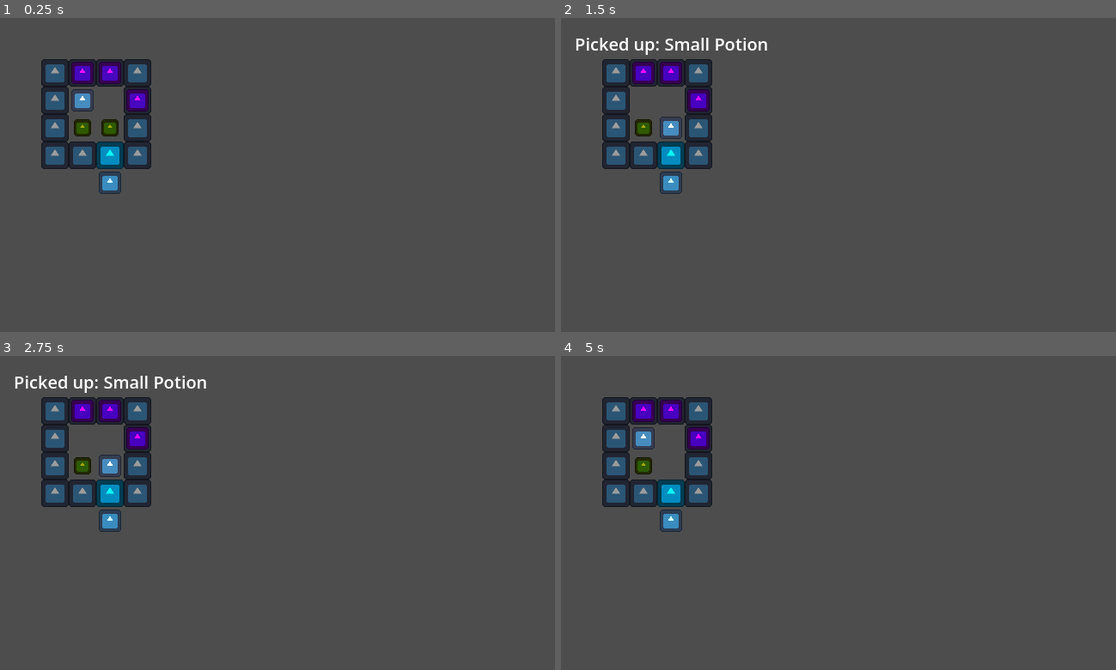
Above: before the commit, frames 1-4 (two rows, left to right).
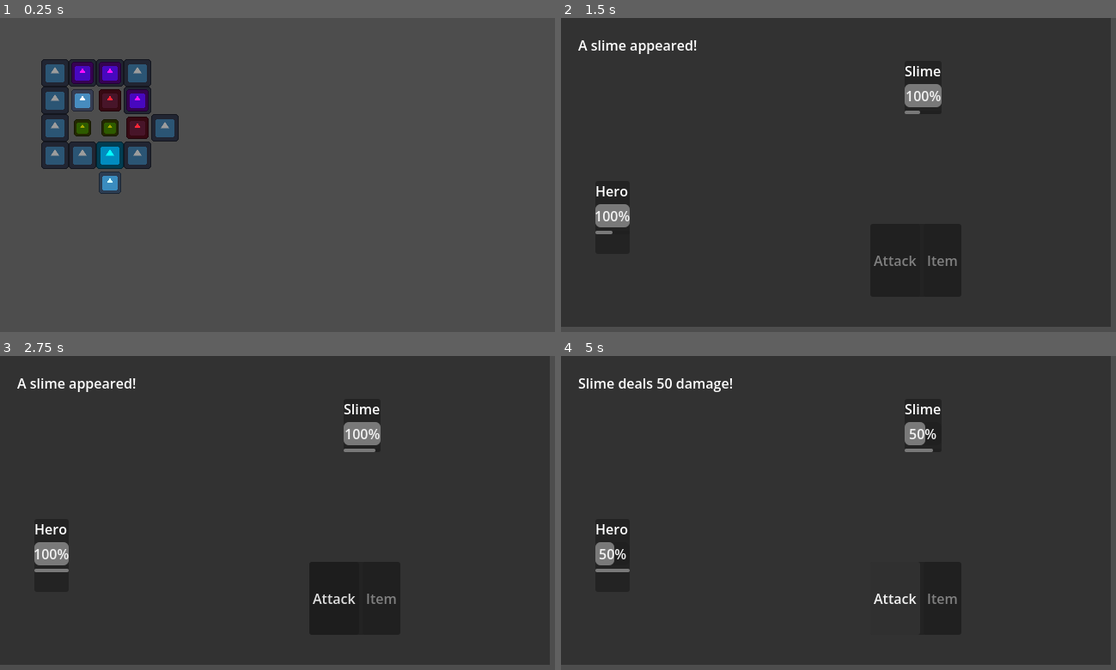
Above: after the commit, the same moments.

Repository: yifan-lee/Realmwand_The_First_Tower
Game: Godot game, scene res://scenes/main.tscn
Two runs of this game, one before a commit and one after it. Both use one fixed random seed, a clock stepped at 60 frames per second and the inputs below. The engine's default icon, where the game draws it, is replaced by a stand-in: a white triangle on a blue panel in a dark square.
Inputs (mouse positions are in pixels of both pictures, inside the frame that each line leads up to):
- Up to frame 1 (0.25 s): no input
- Up to frame 2 (1.5 s): tap Enter at 0.5 s; hold D (move_right) 0.53-1.28 s; hold E (interact) 0.53-1.28 s; tap Space at 1.25 s; hold S (move_down) from 1.28 s (still down); tap E (interact) at 1.35 s
- Up to frame 3 (2.75 s): release S (move_down) at 2.03 s; hold D (move_right) from 2.03 s (still down); hold E (interact) from 2.03 s (still down)
- Up to frame 4 (5 s): release D (move_right) at 2.75 s; release E (interact) at 2.75 s; click (894, 597) at 2.75 s, where only the run after the commit has a clickable "Attack"; hold W (move_up) 3.53-4.28 s; tap E (interact) at 3.6 s; tap Enter at 4.25 s; hold A (move_left) from 4.28 s (still down); hold E (interact) from 4.28 s (still down)

The runs differ from the first frame. In frame 1, 1.1% of the frame differs, in the area x 17-33%, y 22-40%; in frame 2, 95%; in frame 3, 95%, in the area x 0-100%, y 0-99%; in frame 4, 95%.

Commit message:
add enemy and level up

Diff:
--- /dev/null
+++ b/scenes/actors/world_enemy.tscn
@@ -0,0 +1,19 @@
+[gd_scene format=3 uid="uid://3ud0niwb80xb"]
+
+[ext_resource type="Texture2D" uid="uid://b1l3nybi3og6y" path="res://icon.svg" id="1_eylsp"]
+[ext_resource type="Script" uid="uid://btkdtyaaqr4pt" path="res://scripts/world_enemy.gd" id="1_ou7ao"]
+
+[sub_resource type="RectangleShape2D" id="RectangleShape2D_k3a8i"]
+size = Vector2(24, 24)
+
+[node name="WorldEnemy" type="Area2D" unique_id=1359354295]
+collision_layer = 0
+script = ExtResource("1_ou7ao")
+
+[node name="Sprite2D" type="Sprite2D" parent="." unique_id=618052019]
+modulate = Color(1, 0.14901961, 0.21568628, 1)
+scale = Vector2(0.2, 0.2)
+texture = ExtResource("1_eylsp")
+
+[node name="CollisionShape2D" type="CollisionShape2D" parent="." unique_id=368457322]
+shape = SubResource("RectangleShape2D_k3a8i")
--- /dev/null
+++ b/scenes/battle_layer.tscn
@@ -0,0 +1,4 @@
+[gd_scene format=3 uid="uid://dpvwubclw3iww"]
+
+[node name="BattleLayer" type="CanvasLayer" unique_id=1634381783]
+layer = 10
--- a/scenes/main.tscn
+++ b/scenes/main.tscn
@@ -8,6 +8,8 @@
 [ext_resource type="PackedScene" uid="uid://km2p83ut3fws" path="res://scenes/canvas_layer.tscn" id="5_tefeu"]
 [ext_resource type="PackedScene" uid="uid://cheuhwfk50iob" path="res://scenes/interactables/switch.tscn" id="6_tefeu"]
 [ext_resource type="PackedScene" uid="uid://dkyhc64ibja1e" path="res://scenes/interactables/exit_stairs.tscn" id="8_tipki"]
+[ext_resource type="PackedScene" uid="uid://3ud0niwb80xb" path="res://scenes/actors/world_enemy.tscn" id="9_85g3d"]
+[ext_resource type="PackedScene" uid="uid://dpvwubclw3iww" path="res://scenes/battle_layer.tscn" id="10_choun"]
 
 [node name="Main" type="Node2D" unique_id=1557596140]
 script = ExtResource("1_tbgi4")
@@ -36,7 +38,7 @@
 position = Vector2(160, 96)
 
 [node name="TestWall6" parent="Walls" unique_id=2098726956 instance=ExtResource("2_0wfyh")]
-position = Vector2(160, 128)
+position = Vector2(192, 128)
 
 [node name="TestWall7" parent="Walls" unique_id=103373365 instance=ExtResource("2_0wfyh")]
 position = Vector2(160, 160)
@@ -79,3 +81,11 @@
 
 [node name="ExitStairs" parent="." unique_id=394026365 instance=ExtResource("8_tipki")]
 position = Vector2(128, 192)
+
+[node name="WorldEnemy1" parent="." unique_id=1359354295 instance=ExtResource("9_85g3d")]
+position = Vector2(128, 96)
+
+[node name="WorldEnemy2" parent="." unique_id=1395840544 instance=ExtResource("9_85g3d")]
+position = Vector2(160, 128)
+
+[node name="BattleLayer" parent="." unique_id=1634381783 instance=ExtResource("10_choun")]
--- a/scripts/battle.gd
+++ b/scripts/battle.gd
@@ -1,7 +1,11 @@
 class_name Battle
 extends Control
 
-signal battle_finished(victory: bool)
+signal battle_finished(
+	victory: bool,
+	experience_reward: int,
+	gold_reward: int,
+)
 
 @onready var player_atb: ProgressBar = $PlayerPanel/PlayerInfo/PlayerATB
 @onready var enemy_atb: ProgressBar = $EnemyPanel/EnemyInfo/EnemyATB
@@ -12,18 +16,24 @@
 @onready var item_button: Button = $ActionPanel/Actions/ItemButton
 @onready var result_button: Button = $ActionPanel/Actions/ResultButton
 
-const PLAYER_ATB_SPEED: float = 35.0
-const ENEMY_ATB_SPEED: float = 25.0
-const PLAYER_ATTACK_DAMAGE: float = 30.0
-const ENEMY_ATTACK_DAMAGE: float = 30.0
+const PLAYER_ATB_SPEED: float = 50.0
+const ENEMY_ATB_SPEED: float = 40.0
+const ENEMY_ATTACK_DAMAGE: float = 50.0
+const EXPERIENCE_REWARD: int = 40
+const GOLD_REWARD: int = 1
+var player_max_health: float = 100.0
+var player_attack_damage: float = 50.0
 
 var battle_active: bool = true
 var player_won: bool = false
 
 func _ready() -> void:
+	player_hp.max_value = player_max_health
+	player_hp.value = player_max_health
 	attack_button.disabled = true
 	attack_button.pressed.connect(_on_attack_button_pressed)
 	result_button.pressed.connect(_on_result_button_pressed)
+
 
 func _process(delta: float) -> void:
 	if not battle_active:
@@ -45,6 +55,13 @@
 	if enemy_atb.value >= enemy_atb.max_value:
 		_enemy_attack()
 
+func setup(
+	max_health: int,
+	attack_power: int
+) -> void:
+	player_max_health = float(max_health)
+	player_attack_damage = float(attack_power)
+
 func _on_attack_button_pressed() -> void:
 	if not battle_active:
 		return
@@ -56,10 +73,10 @@
 	attack_button.disabled = true
 
 	enemy_hp.value = max(
-		enemy_hp.value - PLAYER_ATTACK_DAMAGE,
+		enemy_hp.value - player_attack_damage,
 		enemy_hp.min_value
 	)
-	battle_message.text = "Hero deals %.0f damage!" % PLAYER_ATTACK_DAMAGE
+	battle_message.text = "Hero deals %.0f damage!" % player_attack_damage
 
 	if enemy_hp.value <= enemy_hp.min_value:
 		_end_battle_victory()
@@ -104,5 +121,15 @@
 	result_button.visible = true
 
 func _on_result_button_pressed() -> void:
-	battle_finished.emit(player_won)
-	print("Battle finished. Victory: ", player_won)
+	if player_won:
+		battle_finished.emit(
+			true,
+			EXPERIENCE_REWARD,
+			GOLD_REWARD,
+		)
+	else:
+		battle_finished.emit(
+			false,
+			0,
+			0,
+		)
--- a/scripts/main.gd
+++ b/scripts/main.gd
@@ -10,11 +10,22 @@
 ]
 @onready var door: Door = $Door
 @onready var exit_stairs: ExitStairs = $ExitStairs
+@onready var world_enemies: Array[WorldEnemy] = [
+	$WorldEnemy1,
+	$WorldEnemy2,
+]
+@onready var battle_layer: CanvasLayer = $BattleLayer
 
 const CORRECT_SEQUENCE: Array[int] = [2, 1, 3]
+const BATTLE_SCENE: PackedScene = preload(
+	"res://scenes/battle/battle.tscn"
+)
 
 var current_sequence_index: int = 0
 var puzzle_solved: bool = false
+
+var active_battle: Battle
+var active_enemy: WorldEnemy
 
 
 func _ready() -> void:
@@ -23,6 +34,10 @@
 	for tower_switch in tower_switches:
 		tower_switch.state_changed.connect(_on_switch_state_changed)
 	exit_stairs.reached.connect(_on_exit_stairs_reached)
+	for world_enemy in world_enemies:
+		world_enemy.battle_requested.connect(_on_battle_requested)
+	player.rewards_received.connect(_on_rewards_received)
+	player.leveled_up.connect(_on_player_leveled_up)
 
 
 func _on_player_item_added(item_name: String) -> void:
@@ -75,3 +90,54 @@
 	pickup_message.text = "Floor 1 Complete!"
 
 	print("Floor 1 complete.")
+
+func _on_battle_requested(enemy: WorldEnemy) -> void:
+	if active_battle != null:
+		return
+
+	active_enemy = enemy
+	player.set_process_unhandled_input(false)
+	_start_battle()
+
+func _start_battle() -> void:
+	active_battle = BATTLE_SCENE.instantiate() as Battle
+	active_battle.setup(
+		player.max_health,
+		player.attack_power
+	)
+	battle_layer.add_child(active_battle)
+	active_battle.battle_finished.connect(_on_battle_finished)
+
+func _on_battle_finished(
+	victory: bool,
+	experience_reward: int,
+	gold_reward: int
+) -> void:
+	active_battle.queue_free()
+	active_battle = null
+
+	if victory:
+		player.add_battle_rewards(
+			experience_reward,
+			gold_reward
+		)
+		active_enemy.queue_free()
+		active_enemy = null
+		player.set_process_unhandled_input(true)
+	else:
+		await get_tree().process_frame
+		_start_battle()
+
+func _on_rewards_received(
+	experience_gained: int,
+	gold_gained: int
+) -> void:
+	pickup_message.text = (
+		"Gained %d EXP and %d Gold"
+		% [experience_gained, gold_gained]
+	)
+	pickup_message_timer.start()
+
+func _on_player_leveled_up(new_level: int) -> void:
+	pickup_message.text = "Level Up! Level %d" % new_level
+	pickup_message_timer.start()
--- a/scripts/player.gd
+++ b/scripts/player.gd
@@ -2,18 +2,27 @@
 extends CharacterBody2D
 
 signal item_added(item_name: String)
+signal rewards_received(
+	experience_gained: int,
+	gold_gained: int
+)
+signal leveled_up(new_level: int)
 
 @onready var interaction_ray: RayCast2D = $InteractionRay
 
 const GRID_SIZE: int = 32
 const MOVE_DURATION: float = 0.15
+const BASE_EXPERIENCE_REQUIREMENT: int = 40
 
 var is_moving: bool = false
-
 var inventory: Array[String] = []
-
 var facing_direction: Vector2 = Vector2.DOWN
-
+var experience: int = 0
+var gold: int = 0
+var level: int = 1
+var experience_to_next_level: int = BASE_EXPERIENCE_REQUIREMENT
+var max_health: int = 100
+var attack_power: int = 50
 
 func _unhandled_input(event: InputEvent) -> void:
 	if is_moving:
@@ -67,3 +76,37 @@
 
 	if target.has_method("interact"):
 		target.call("interact")
+
+func add_battle_rewards(
+	experience_gained: int,
+	gold_gained: int
+) -> void:
+	experience += experience_gained
+	gold += gold_gained
+
+	rewards_received.emit(
+		experience_gained,
+		gold_gained
+	)
+
+	print("Experience: ", experience)
+	print("Gold: ", gold)
+	_check_for_level_up()
+
+func _check_for_level_up() -> void:
+	while experience >= experience_to_next_level:
+		experience -= experience_to_next_level
+		level += 1
+
+		max_health += 10
+		attack_power += 5
+
+		experience_to_next_level = (
+			BASE_EXPERIENCE_REQUIREMENT * level
+		)
+
+		leveled_up.emit(level)
+
+		print("Level up! Level: ", level)
+		print("Max health: ", max_health)
+		print("Attack power: ", attack_power)
--- /dev/null
+++ b/scripts/world_enemy.gd
@@ -0,0 +1,24 @@
+class_name WorldEnemy
+extends Area2D
+
+signal battle_requested(enemy: WorldEnemy)
+
+var encounter_started: bool = false
+
+
+func _ready() -> void:
+	body_entered.connect(_on_body_entered)
+
+
+func _on_body_entered(body: Node2D) -> void:
+	if encounter_started:
+		return
+
+	var player := body as Player
+
+	if player == null:
+		return
+
+	encounter_started = true
+	set_deferred("monitoring", false)
+	battle_requested.emit(self)
Not shown, added: scripts/world_enemy.gd.uid
